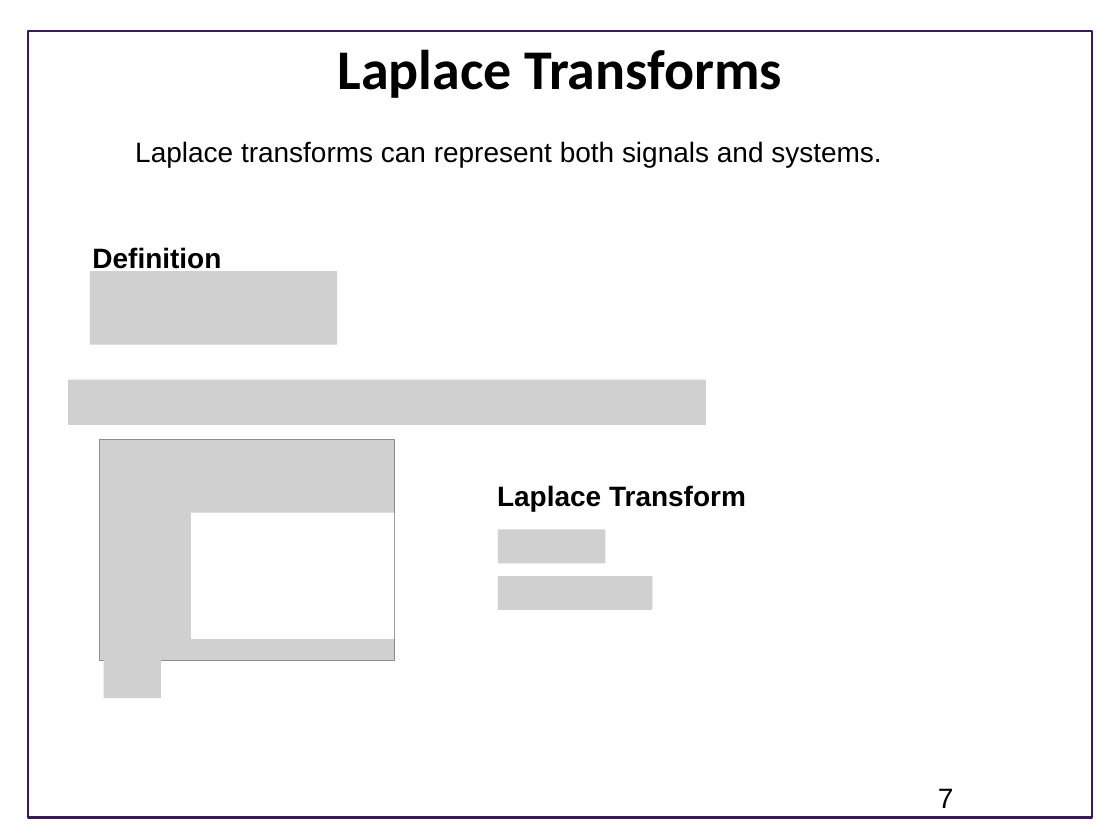
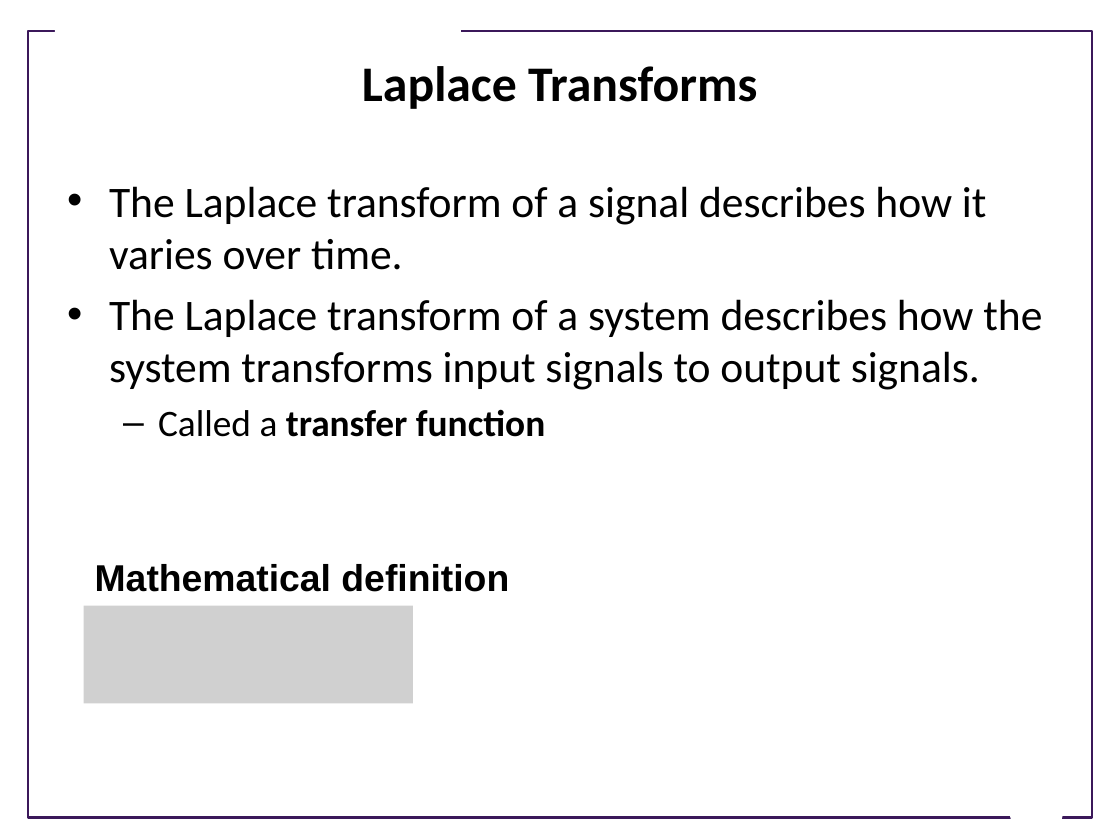
Before and after one commit to joseph-hellerstein/advanced-controls-lectures, a slide deck: slide 7 of Lecture_8-Analysis-Using-Block-Diagrams/Analysis-Using-Block-Diagrams.pptx. Drawn at 1120x840 pixels with LibreOffice and Linux fonts; fonts in the diff are those of the drawing; grey boxes stand for pictures; background and template pictures are left out. Boxes give left, top, right and bottom in pixels: in the first picture for what was removed or moved away, otherwise in the second. Text is boxed around its words. In the diff, an @@ line names an element or a change of style, - is before the commit and + after.

```diff
--- a/Lecture_8-Analysis-Using-Block-Diagrams/Analysis-Using-Block-Diagrams.pptx
+++ b/Lecture_8-Analysis-Using-Block-Diagrams/Analysis-Using-Block-Diagrams.pptx
@@ rectangle added at box(55, 19, 460, 46), fill #FFFFFF @@
@@ title "Laplace Transforms": place and size @@
-title "Laplace Transforms" at box(337, 49, 782, 98)
+title "Laplace Transforms" at box(362, 66, 757, 109)
@@ title "Laplace Transforms" at box(362, 66, 757, 109): size 36 to 32 pt @@
@@ text removed at box(135, 141, 881, 167) @@
-Laplace transforms can represent both signals and systems.
@@ text added at box(109, 186, 1042, 437), 28 pt, text #000000 @@
+• The Laplace transform of a signal describes how it varies over time.
+• The Laplace transform of a system describes how the system transforms input signals to output signals.
+  – Called a transfer function
@@ picture removed at box(90, 271, 337, 345) @@
@@ picture removed at box(68, 380, 706, 424) @@
@@ picture removed at box(100, 440, 394, 661) @@
@@ text removed at box(497, 485, 746, 511) @@
-Laplace Transform
@@ rectangle removed at box(192, 513, 394, 640) @@
@@ picture removed at box(497, 530, 605, 563) @@
@@ text at box(95, 564, 509, 592): text changed; size 18 to 24 pt @@
-Definition
+Mathematical definition
@@ picture removed at box(497, 576, 652, 609) @@
@@ picture added at box(84, 606, 413, 703) @@
@@ picture removed at box(104, 653, 161, 698) @@
@@ trapezoid added at box(1000, 777, 1072, 825), fill #FFFFFF @@
@@ page number removed at box(938, 788, 954, 808) @@
-7
```
Also in this commit, not shown: 10 other slides changed, 2 slides added, 1 slide removed.
